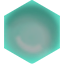
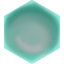
Two versions of the same layered image (64 x 64). Layer-by-layer changes:
painted on "Layer 1" over bbox(4, 0, 60, 64)
